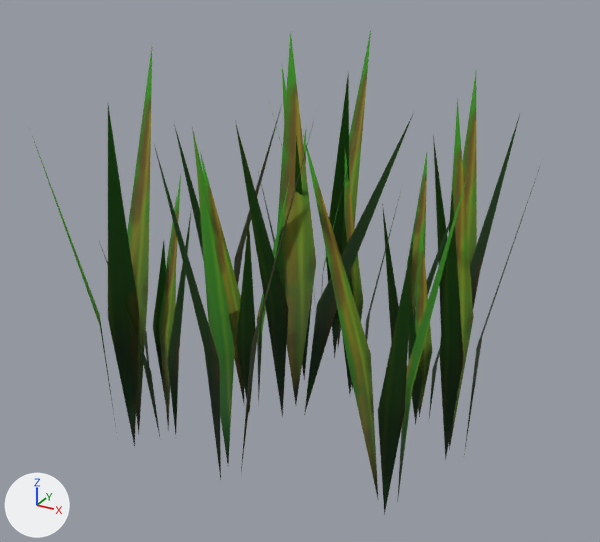
What one commit did to the OBJ model res/meshdata/grass/grass1x1.obj.
Camera for both pictures: a camera (50 mm lens) standing at (0.913, -1.669, 1.165) and looking at (0.015, -0.034, 0.348). Lighting does not change. The marker at lower left points along +X, +Y and +Z. Where no turn or scale is listed for an object, it has been applied to the vertices.

Before the edit, the objects in view are built like this:
```python
me_grass1x1 = bpy.data.meshes.new('grass1x1')
me_grass1x1.from_pydata(...)  # 192 vertices, 96 faces; spans x -0.457..0.565, y -0.487..0.456, z -0.05..0.898
me_grass1x1.materials.append(mat_grass)  # picture img_grass_tga
ob_grass1x1 = bpy.data.objects.new('grass1x1', me_grass1x1)
ob_grass1x1.location = (0.0, 0.0, 0.0)
```
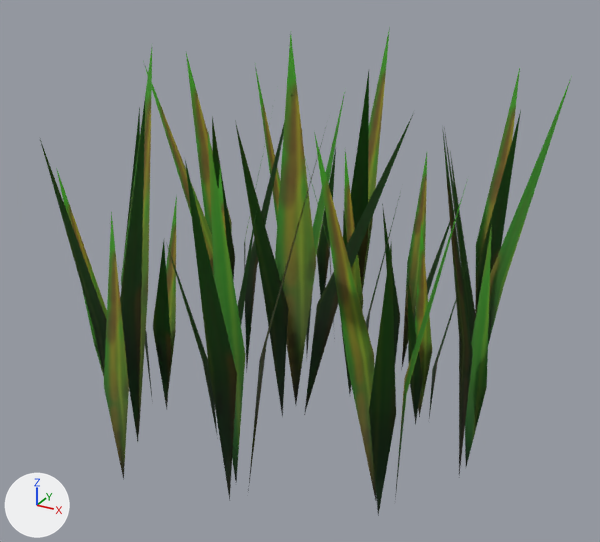
Commit message: より自然に見えるように葉を増やして配置を調整

Boxes (x1, y1, x2, y2) around the edits, measured in the pictures (600 x 542 px; the box of a moved part takes in the faces that stretch with it):
'grass1x1', reshaped: before (29, 31, 540, 515); after (39, 27, 572, 515)
part 1 of me_grass1x1, moved or reshaped: before (241, 111, 317, 471); after (248, 121, 328, 491)
part 2 of me_grass1x1, moved or reshaped: before (337, 31, 371, 347); after (362, 27, 390, 292)
part 3 of me_grass1x1, moved or reshaped: before (325, 77, 349, 358); after (351, 71, 369, 285)
part 4 of me_grass1x1, moved or reshaped: before (267, 95, 316, 315); after (304, 155, 335, 339)
part 5 of me_grass1x1, moved or reshaped: before (167, 207, 192, 434); after (238, 210, 257, 324)
part 6 of me_grass1x1, moved or reshaped: before (100, 244, 160, 436); after (166, 242, 218, 439)
part 7 of me_grass1x1, rebuilt (28% wider, 30% taller): before (439, 191, 463, 460); after (442, 125, 473, 475)
part 8 of me_grass1x1, rebuilt: before (464, 167, 540, 455); after (465, 224, 492, 466)
part 9 of me_grass1x1, rebuilt (17% narrower): before (303, 135, 378, 498); after (314, 132, 376, 500)
part 10 of me_grass1x1, rebuilt (22% narrower): before (378, 241, 413, 515); after (369, 244, 396, 515)
part 11 of me_grass1x1, rebuilt: before (398, 175, 468, 496); after (395, 179, 468, 499)
part 12 of me_grass1x1, rebuilt (19% narrower): before (108, 105, 139, 447); after (120, 102, 145, 441)
part 13 of me_grass1x1, rebuilt (not visible afterwards): before (295, 136, 313, 380)
part 14 of me_grass1x1, rebuilt: before (234, 105, 282, 285); after (255, 66, 280, 222)
part 15 of me_grass1x1, rebuilt: before (462, 73, 477, 263); after (444, 128, 462, 270)
part 16 of me_grass1x1, rebuilt: before (470, 115, 520, 308); after (477, 111, 521, 307)
part 17 of me_grass1x1, deleted (green): before (159, 98, 474, 463)
part 18 of me_grass1x1, built on: before (29, 67, 286, 480); after (39, 53, 345, 500)
part 19 of me_grass1x1, added (green): after (450, 68, 572, 344)

The change, as a diff of the scene's bpy script:
```diff
--- a/res/meshdata/grass/grass1x1.obj.py
+++ b/res/meshdata/grass/grass1x1.obj.py
@@ me_grass1x1 @@
-me_grass1x1.from_pydata(...)  # 192 vertices, 96 faces; spans x -0.457..0.565, y -0.487..0.456, z -0.05..0.898
+me_grass1x1.from_pydata(...)  # 200 vertices, 100 faces; spans x -0.549..0.53, y -0.543..0.542, z -0.05..0.898
+# me_grass1x1 part 1: the loose piece of 4 vertices spanning x 0.035..0.191, y -0.374..-0.28, z -0.05..0.827 is moved by (0.046, -0.041, 0.0)
+# me_grass1x1 part 2: the loose piece of 4 vertices spanning x -0.077..0.004, y 0.297..0.403, z -0.05..0.876 is moved by (0.032, 0.049, 0.0)
+# me_grass1x1 part 3: the loose piece of 4 vertices spanning x -0.048..0.041, y 0.159..0.263, z -0.05..0.805 is moved by (0.032, 0.049, 0.0)
+# me_grass1x1 part 4: the loose piece of 4 vertices spanning x -0.214..-0.087, y 0.194..0.28, z -0.048..0.731 is moved by (0.032, 0.049, 0.0)
+# me_grass1x1 part 5: the loose piece of 4 vertices spanning x -0.191..-0.108, y -0.322..-0.272, z -0.05..0.574 is moved by (0.12, 0.074, 0.0)
+# me_grass1x1 part 6: the loose piece of 4 vertices spanning x -0.263..-0.208, y -0.425..-0.326, z -0.049..0.52 is moved by (0.12, 0.074, 0.0)
+# me_grass1x1 part 7: the loose piece of 4 vertices spanning x 0.396..0.452, y -0.166..-0.065, z -0.049..0.665 is rebuilt with 4 vertices and now spans x 0.4..0.492, y -0.179..-0.092, z -0.05..0.791
+# me_grass1x1 part 8: the loose piece of 4 vertices spanning x 0.462..0.565, y -0.057..0.005, z -0.05..0.727 is rebuilt with 4 vertices and now spans x 0.456..0.504, y -0.072..0.027, z -0.048..0.529
+# me_grass1x1 part 9: the loose piece of 4 vertices spanning x 0.136..0.347, y -0.305..-0.233, z -0.05..0.754 is rebuilt with 4 vertices and now spans x 0.144..0.345, y -0.299..-0.212, z -0.05..0.754
+# me_grass1x1 part 10: the loose piece of 4 vertices spanning x 0.364..0.445, y -0.416..-0.313, z -0.049..0.648 is rebuilt with 4 vertices and now spans x 0.348..0.414, y -0.439..-0.325, z -0.049..0.648
+# me_grass1x1 part 11: the loose piece of 4 vertices spanning x 0.375..0.467, y -0.282..-0.202, z -0.05..0.713 is rebuilt with 4 vertices and now spans x 0.38..0.476, y -0.301..-0.233, z -0.05..0.713
+# me_grass1x1 part 12: the loose piece of 4 vertices spanning x -0.272..-0.17, y -0.457..-0.359, z -0.05..0.826 is rebuilt with 4 vertices and now spans x -0.257..-0.141, y -0.4..-0.33, z -0.05..0.826
+# me_grass1x1 part 13: the loose piece of 4 vertices spanning x -0.067..-0.009, y -0.009..0.091, z -0.049..0.677 is rebuilt with 4 vertices and now spans x -0.103..-0.027, y 0.051..0.143, z -0.049..0.677
+# me_grass1x1 part 14: the loose piece of 4 vertices spanning x -0.323..-0.159, y 0.117..0.196, z -0.05..0.713 is rebuilt with 4 vertices and now spans x -0.227..-0.122, y 0.13..0.207, z -0.05..0.805
+# me_grass1x1 part 15: the loose piece of 4 vertices spanning x 0.258..0.329, y 0.36..0.456, z -0.05..0.784 is rebuilt with 4 vertices and now spans x 0.22..0.309, y 0.354..0.43, z -0.049..0.659
+# me_grass1x1 part 16: the loose piece of 4 vertices spanning x 0.329..0.427, y 0.302..0.362, z -0.05..0.72 is rebuilt with 4 vertices and now spans x 0.336..0.42, y 0.329..0.419, z -0.05..0.72
+# me_grass1x1 part 17: 13 loose pieces with 52 vertices, spanning x -0.457..0.44, y -0.355..0.447, z -0.05..0.791, are deleted
+# me_grass1x1 part 18: 12 vertices removed from x -0.4..0.03, y -0.487..0.178, z -0.05..0.805; 60 vertices added at x -0.549..0.092, y -0.543..0.504, z -0.05..0.816
+# me_grass1x1 part 19: 12 vertices added at x 0.302..0.53, y 0.097..0.542, z -0.05..0.813
 me_grass1x1.materials.append(mat_grass)
```
